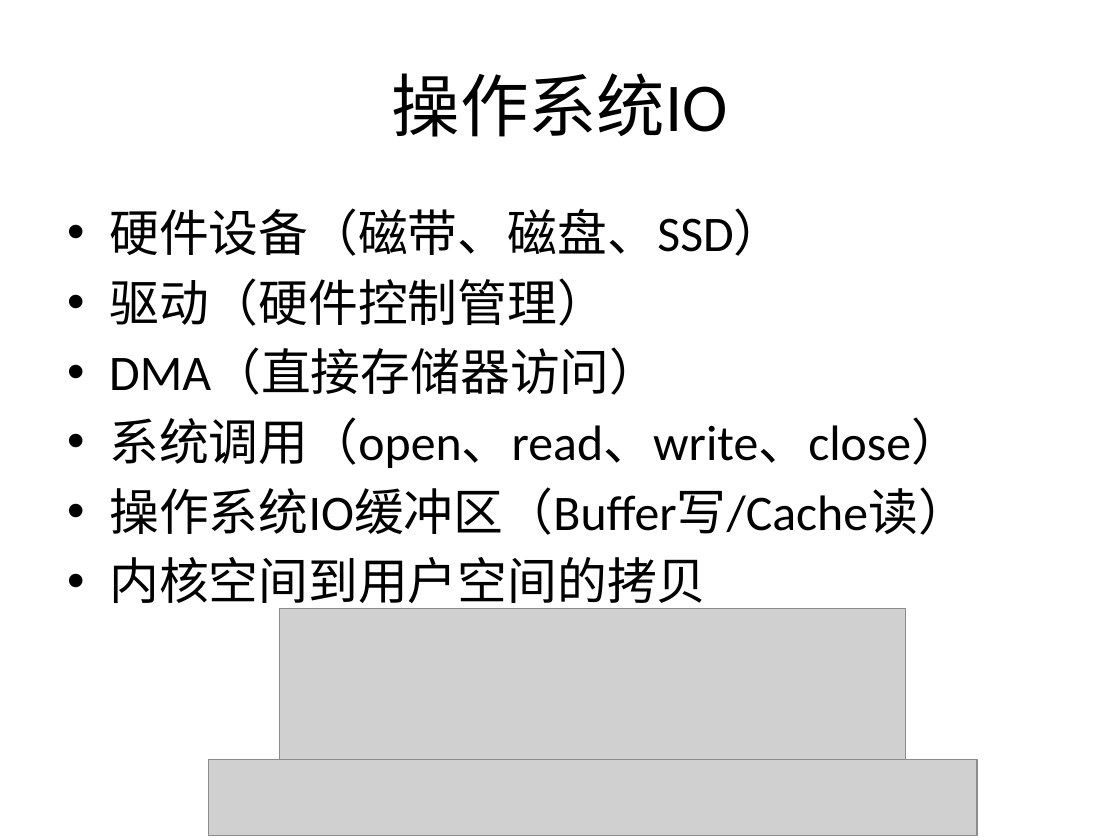
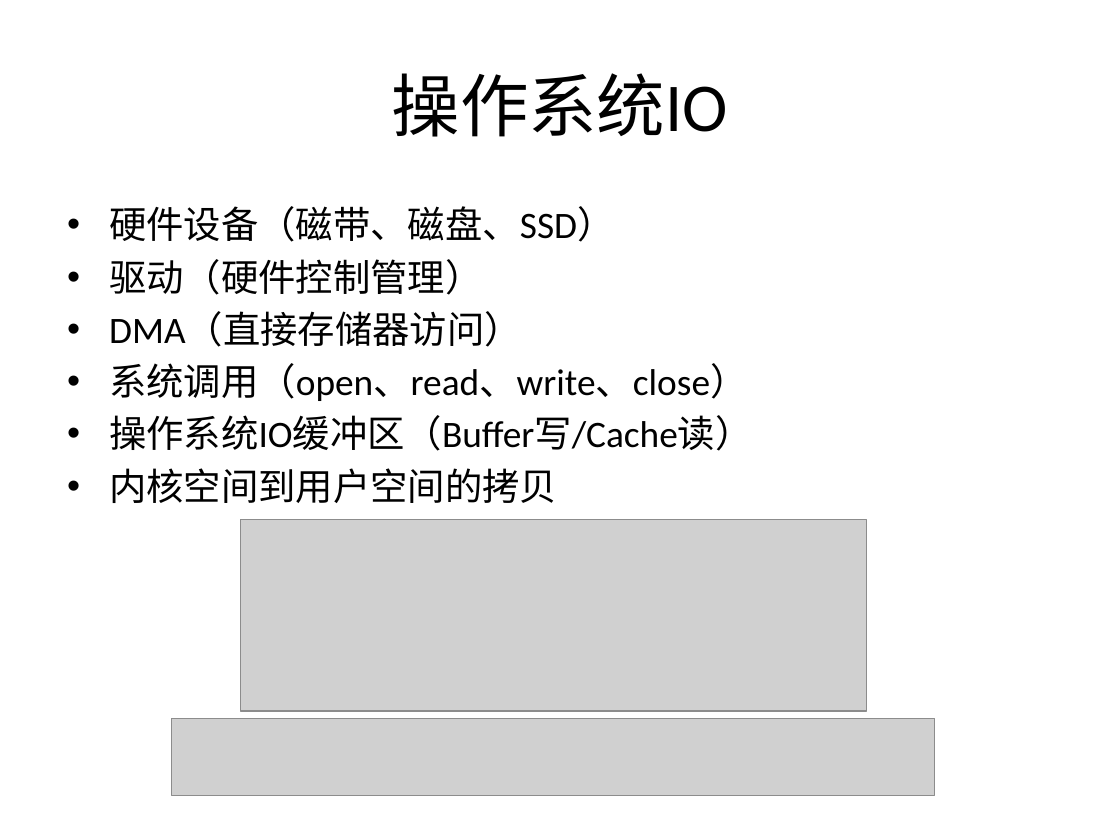
Before and after one commit to guhanjie/Knowledge-sharing, a slide deck: slide 4 of 扒一扒Java IO那些事儿.pptx (slide 3 before the commit). Drawn at 1120x840 pixels with LibreOffice and Linux fonts; fonts in the diff are those of the drawing; grey boxes stand for pictures. Boxes give left, top, right and bottom in pixels: in the first picture for what was removed or moved away, otherwise in the second. Text is boxed around its words. In the diff, an @@ line names an element or a change of style, - is before the commit and + after.

```diff
--- a/扒一扒Java IO那些事儿.pptx
+++ b/扒一扒Java IO那些事儿.pptx
@@ text "硬件设备（磁带、磁盘、SSD）" at (109, 206, 752, 503): size 32 to 24 pt; less space between paragraphs @@
@@ picture: place and size @@
-picture at (279, 608, 905, 800)
+picture at (240, 520, 866, 711)
@@ picture added at (172, 718, 935, 795) @@
@@ picture removed at (208, 759, 977, 836) @@
```
Also in this commit, not shown: 4 other slides changed, 8 slides added, 2 slides removed.
